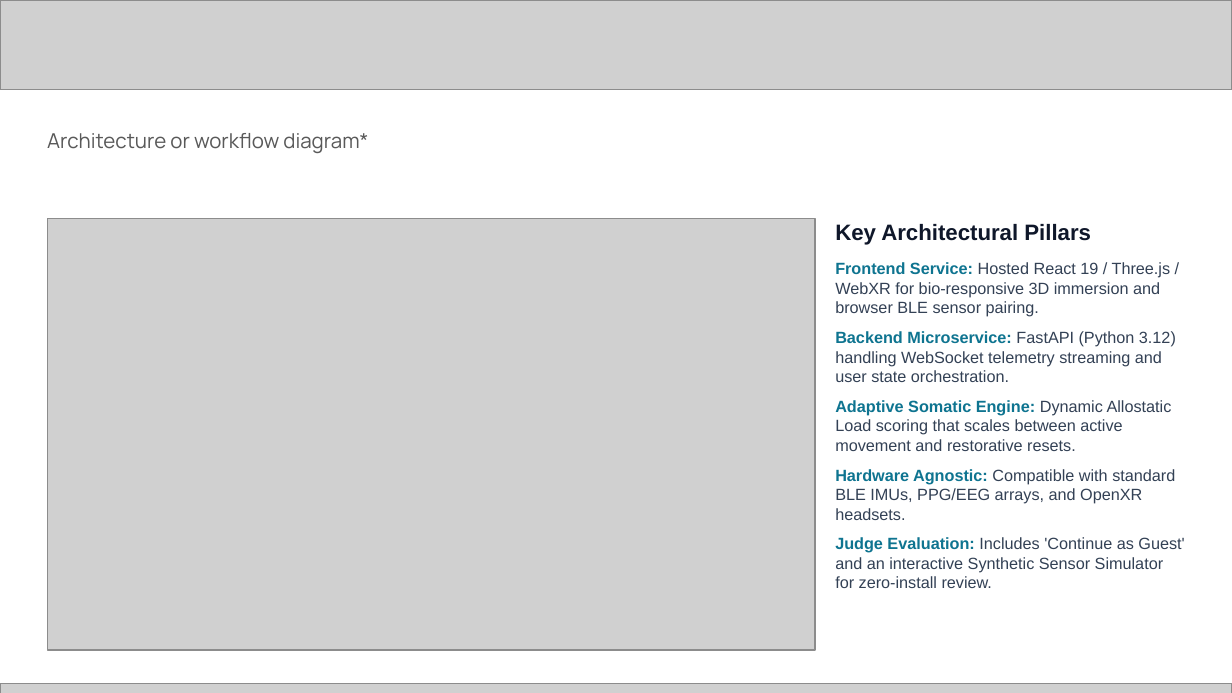
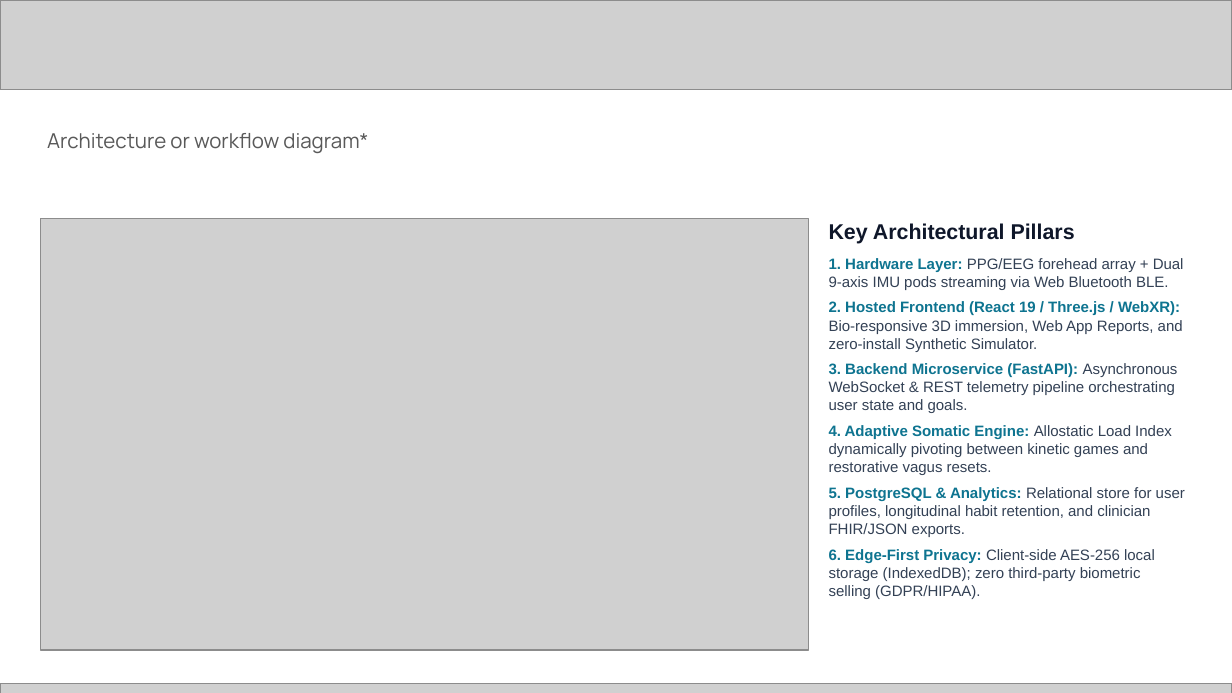
Before and after one commit to chiraghs/Neuro-Kinetic-Behavioral-Health-System, a slide deck: slide 4 of [PUB] Future Health Digital Innovation Challenge | Submission Template.pptx. Drawn at 1232x693 pixels with LibreOffice and Linux fonts; fonts in the diff are those of the drawing; grey boxes stand for pictures. Boxes give left, top, right and bottom in pixels: in the first picture for what was removed or moved away, otherwise in the second. Text is boxed around its words. In the diff, an @@ line names an element or a change of style, - is before the commit and + after.

Commit message:
Update architecture diagram to include PostgreSQL and Analytics Reports (Mermaid + PNG + Deck)

```diff
--- a/[PUB] Future Health Digital Innovation Challenge | Submission Template.pptx
+++ b/[PUB] Future Health Digital Innovation Challenge | Submission Template.pptx
@@ picture: place and size @@
-picture at bbox=[47, 218, 814, 650]
+picture at bbox=[41, 218, 808, 650]
@@ text at bbox=[829, 223, 1075, 244]: size 13 to 12.5 pt in "Key Architectural Pillars"; less space between paragraphs @@
@@ text at bbox=[829, 258, 1185, 599]: text changed; size 9.5 to 8.8 pt @@
-Frontend Service: Hosted React 19 / Three.js / WebXR for bio-responsive 3D immersion and browser BLE sensor pairing.
-Backend Microservice: FastAPI (Python 3.12) handling WebSocket telemetry streaming and user state orchestration.
-Adaptive Somatic Engine: Dynamic Allostatic Load scoring that scales between active movement and restorative resets.
-Hardware Agnostic: Compatible with standard BLE IMUs, PPG/EEG arrays, and OpenXR headsets.
-Judge Evaluation: Includes 'Continue as Guest' and an interactive Synthetic Sensor Simulator for zero-install review.
+1. Hardware Layer: PPG/EEG forehead array + Dual 9-axis IMU pods streaming via Web Bluetooth BLE.
+2. Hosted Frontend (React 19 / Three.js / WebXR): Bio-responsive 3D immersion, Web App Reports, and zero-install Synthetic Simulator.
+3. Backend Microservice (FastAPI): Asynchronous WebSocket & REST telemetry pipeline orchestrating user state and goals.
+4. Adaptive Somatic Engine: Allostatic Load Index dynamically pivoting between kinetic games and restorative vagus resets.
+5. PostgreSQL & Analytics: Relational store for user profiles, longitudinal habit retention, and clinician FHIR/JSON exports.
+6. Edge-First Privacy: Client-side AES-256 local storage (IndexedDB); zero third-party biometric selling (GDPR/HIPAA).
```
Also in this commit, not shown: 2 other files.
